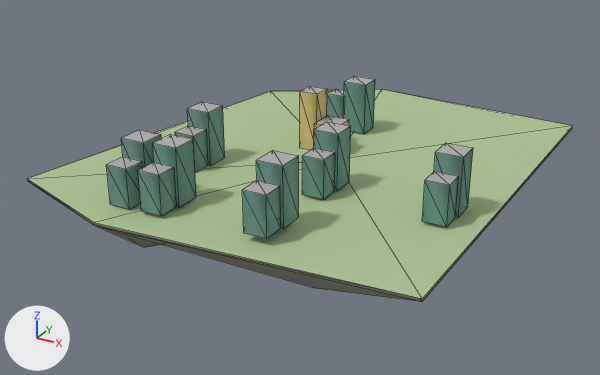
An edit to the glTF model godot_project/remake/sky/islands/SKY-041.lod2.glb, drawn before and after from the same camera.
Camera for both pictures: a camera (50 mm lens) standing at (186.0, -384.0, 171.0) and looking at (-23.0, -3.0, -19.0). The axes (+X, +Y, +Z) are drawn at lower left. The lights are the same throughout. The picture after the commit comes second. Mesh edges are drawn as thin lines. Vertices at exactly the same position are counted once.

The first picture shows 'buildings', 'deck', 'rock'.
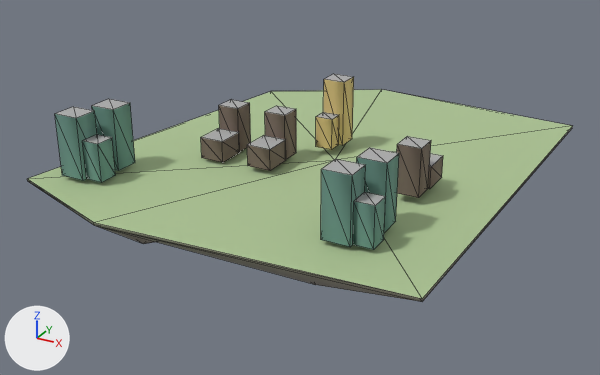
Changed parts and their boxes (x1, y1, x2, y2) in the pictures (600 x 375 px; the box of a moved part takes in the faces that stretch with it):
'buildings', reshaped (8% taller): before (106, 76, 473, 239); after (55, 74, 443, 250)
part 1 of me_buildings, moved or reshaped: before (314, 116, 349, 129); after (323, 74, 354, 145)
part 2 of me_buildings, moved or reshaped: before (300, 86, 327, 150); after (316, 112, 339, 150)
part 3 of me_buildings, moved or reshaped: before (121, 130, 161, 168); after (55, 107, 97, 181)
part 4 of me_buildings, moved or reshaped: before (106, 157, 143, 210); after (82, 134, 116, 183)
part 5 of me_buildings, moved or reshaped: before (256, 150, 299, 229); after (321, 159, 366, 247)
part 6 of me_buildings, moved or reshaped: before (242, 181, 281, 239); after (353, 192, 386, 250)
part 7 of me_buildings, moved or reshaped: before (434, 143, 473, 218); after (397, 136, 431, 198)
part 8 of me_buildings, moved or reshaped: before (422, 171, 459, 227); after (428, 153, 443, 189)
part 9 of me_buildings, moved or reshaped: before (187, 102, 225, 166); after (265, 106, 296, 159)
part 10 of me_buildings, moved or reshaped: before (314, 122, 351, 191); after (247, 135, 286, 171)
part 11 of me_buildings, moved or reshaped: before (175, 126, 208, 173); after (219, 100, 251, 152)
part 12 of me_buildings, moved or reshaped: before (153, 134, 196, 208); after (201, 128, 240, 162)
part 13 of me_buildings, added (green): after (357, 148, 399, 233)
part 14 of me_buildings, added (green): after (92, 99, 135, 171)
part 15 of me_buildings, deleted (green): before (327, 76, 375, 134)
part 16 of me_buildings, deleted (green): before (138, 162, 177, 216)
part 17 of me_buildings, deleted (green): before (302, 148, 335, 200)

What the commit changed:
me_buildings is used by ob_buildings; location (0.0, 0.0, 0.0).
me_buildings had 127 vertices, 160 faces and spanned x -72.0..82.0, y -106.0..59.0, z 0.0..35.0.
me_buildings now has 126 vertices, 160 faces and spans x -118.0..61.0, y -92.0..26.0, z 2.0..41.0.
me_buildings part 1: the loose piece of 8 vertices spanning x -19.0..-5.0, y 5.0..21.0, z 0.0..18.0 is scaled about its middle by (0.893, 0.781, 2.08), then moved by (0.0, 7.0, 14.0).
me_buildings part 2: the loose piece of 8 vertices spanning x -30.0..-19.0, y 8.0..20.0, z 0.0..34.0 is scaled about its middle by (0.909, 0.75, 0.527), then moved by (12.0, -5.0, -4.0).
me_buildings part 3: the loose piece of 8 vertices spanning x -72.0..-59.0, y -94.0..-80.0, z 1.0..31.0 is scaled about its middle by (1.07, 0.964, 1.1), then moved by (-43.0, 1.0, 3.0).
me_buildings part 4: the loose piece of 8 vertices spanning x -72.0..-60.0, y -106.0..-94.0, z 1.0..22.0 is scaled about its middle by (0.833, 0.917, 1), then moved by (-30.0, 15.0, 2.0).
me_buildings part 5: the loose piece of 8 vertices spanning x 5.0..18.0, y -94.0..-80.0, z 4.0..35.0 is scaled about its middle by (1.07, 0.964, 1.1), then moved by (32.0, 1.0, 0.0).
me_buildings part 6: the loose piece of 8 vertices spanning x 5.0..17.0, y -106.0..-94.0, z 4.0..25.0 is moved by (45.0, 15.0, -2.0).
me_buildings part 7: the loose piece of 8 vertices spanning x 68.0..82.0, y -39.0..-26.0, z 1.0..32.0 is scaled about its middle by (0.926, 0.893, 0.837), then moved by (-22.0, 5.0, 1.0).
me_buildings part 8: the loose piece of 8 vertices spanning x 68.0..80.0, y -51.0..-40.0, z 1.0..22.0 is scaled about its middle by (1.17, 1.42, 0.571), then moved by (-21.0, 33.0, -1.0).
me_buildings part 9: the loose piece of 8 vertices spanning x -72.0..-59.0, y -39.0..-26.0, z 0.0..31.0 is scaled about its middle by (0.926, 0.893, 0.837), then moved by (36.0, 20.0, 1.0).
me_buildings part 10: the loose piece of 8 vertices spanning x 5.0..18.0, y -39.0..-26.0, z 1.0..32.0 is scaled about its middle by (1.04, 1.21, 0.392), then moved by (-42.0, 5.0, -8.0).
me_buildings part 11: the loose piece of 8 vertices spanning x -72.0..-60.0, y -51.0..-40.0, z 0.0..21.0 is scaled about its middle by (1.04, 1.04, 1.22), then moved by (6.0, 33.0, 4.0).
me_buildings part 12: the loose piece of 8 vertices spanning x -53.0..-40.0, y -94.0..-80.0, z 2.0..32.0 is scaled about its middle by (1.04, 1.21, 0.392), then moved by (-14.0, 60.0, -9.0).
me_buildings part 13: a new loose piece of 15 vertices spanning x 34.0..58.0, y -74.0..-60.0, z 3.0..37.0, in mat_sky_lod_bldg.
me_buildings part 14: a new loose piece of 15 vertices spanning x -118.0..-94.0, y -74.0..-60.0, z 3.0..36.0, in mat_sky_lod_bldg.
me_buildings part 15: the loose piece of 15 vertices spanning x -32.0..-6.0, y 46.0..59.0, z 0.0..31.0 is deleted.
me_buildings part 16: the loose piece of 8 vertices spanning x -53.0..-41.0, y -106.0..-94.0, z 2.0..23.0 is deleted.
me_buildings part 17: the loose piece of 8 vertices spanning x 5.0..17.0, y -51.0..-40.0, z 1.0..22.0 is deleted.
